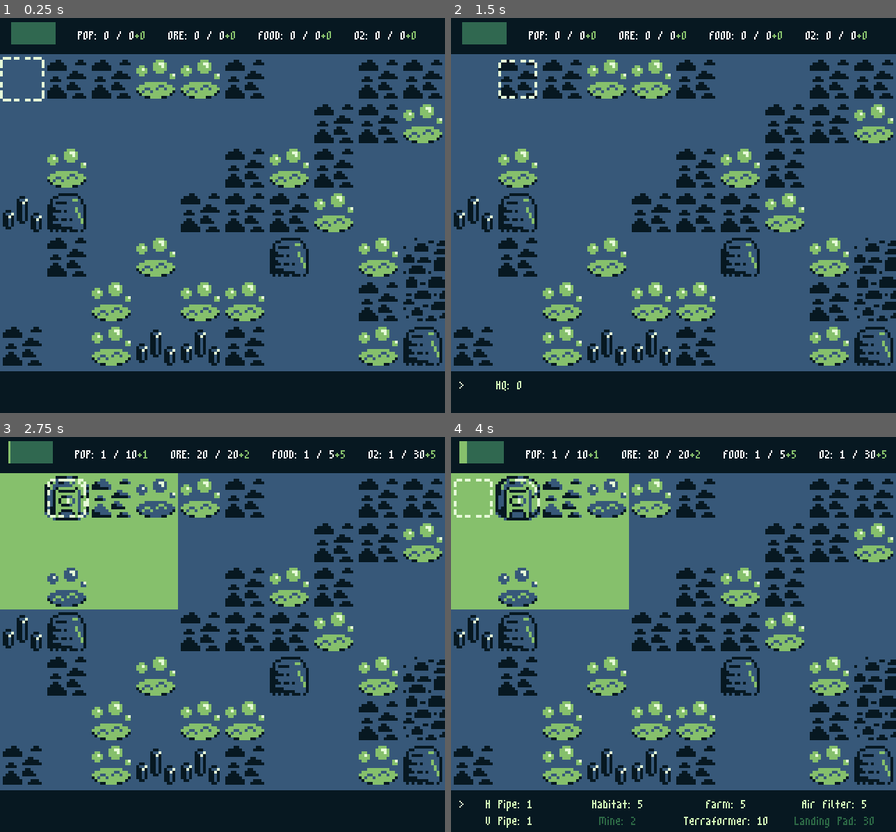
Above: before the commit, frames 1-4 (two rows, left to right).
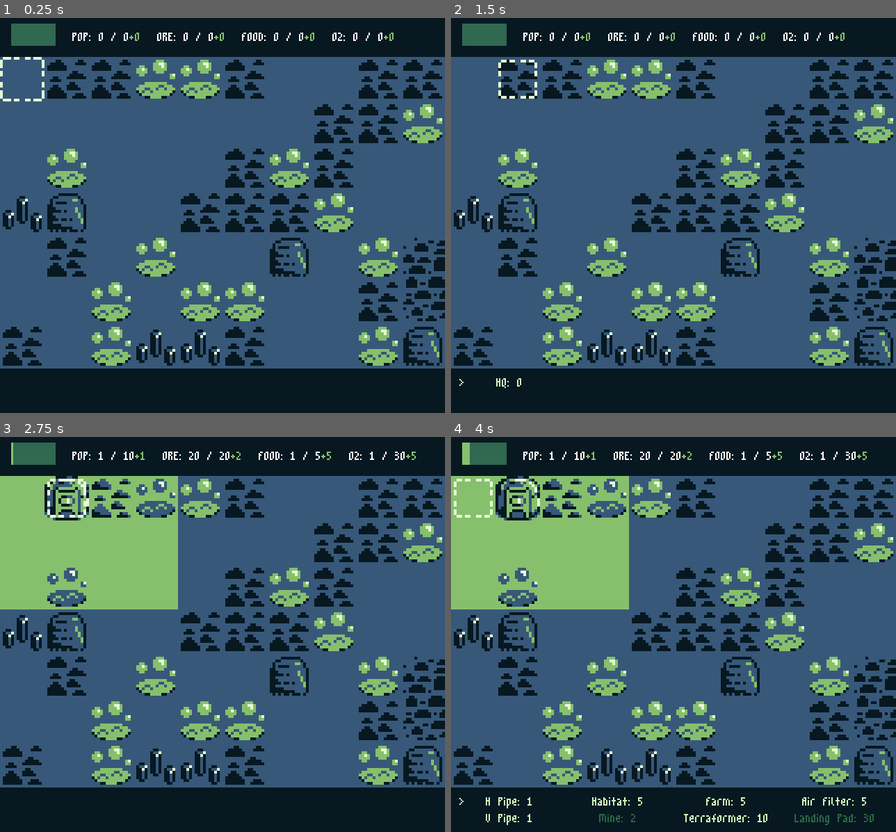
Above: after the commit, the same moments.

Repository: lrozanski/gb-jam-11_space
Game: Godot game, scene res://scenes/main.tscn
Two runs of this game, one before a commit and one after it. Both use one fixed random seed, a clock stepped at 60 frames per second and the inputs below.
Inputs:
- Up to frame 1 (0.25 s): no input
- Up to frame 2 (1.5 s): hold D (Right) 0.53-1.28 s; tap Z (Confirm) at 0.6 s; tap Enter at 1.25 s; hold S (Down) from 1.28 s (still down); tap C (Start) at 1.35 s
- Up to frame 3 (2.75 s): release S (Down) at 2.03 s; hold D (Right) from 2.03 s (still down); tap Z (Confirm) at 2.1 s
- Up to frame 4 (4 s): release D (Right) at 2.78 s; hold W (Up) 2.78-3.53 s; tap C (Start) at 2.85, 3.5 s; hold A (Left) from 3.53 s (still down); tap Z (Confirm) at 3.6 s

The runs differ from the first frame. In frame 1, 2.1% of the frame differs, in the area x 0-100%, y 1-90%; in frame 2, 2.1%; in frame 3, 2.2%; in frame 4, 3.0%, in the area x 0-100%, y 1-99%.

Commit message:
Adjusted UI sizes

Diff:
--- a/ui/resource_bar.tscn
+++ b/ui/resource_bar.tscn
@@ -9,7 +9,7 @@
 anchors_preset = 10
 anchor_right = 1.0
 offset_right = 640.0
-offset_bottom = 60.0
+offset_bottom = 64.0
 grow_horizontal = 2
 theme = ExtResource("1_v4usn")
 
@@ -21,7 +21,7 @@
 [node name="Resources" type="HBoxContainer" parent="MarginContainer"]
 unique_name_in_owner = true
 layout_mode = 2
-theme_override_constants/separation = 32
+theme_override_constants/separation = 24
 
 [node name="MarginContainer" type="MarginContainer" parent="MarginContainer/Resources"]
 layout_mode = 2
--- a/ui/status_bar.tscn
+++ b/ui/status_bar.tscn
@@ -6,7 +6,7 @@
 
 [node name="StatusBar" type="PanelContainer"]
 clip_contents = true
-custom_minimum_size = Vector2(640, 60)
+custom_minimum_size = Vector2(640, 64)
 anchors_preset = 12
 anchor_top = 1.0
 anchor_right = 1.0
